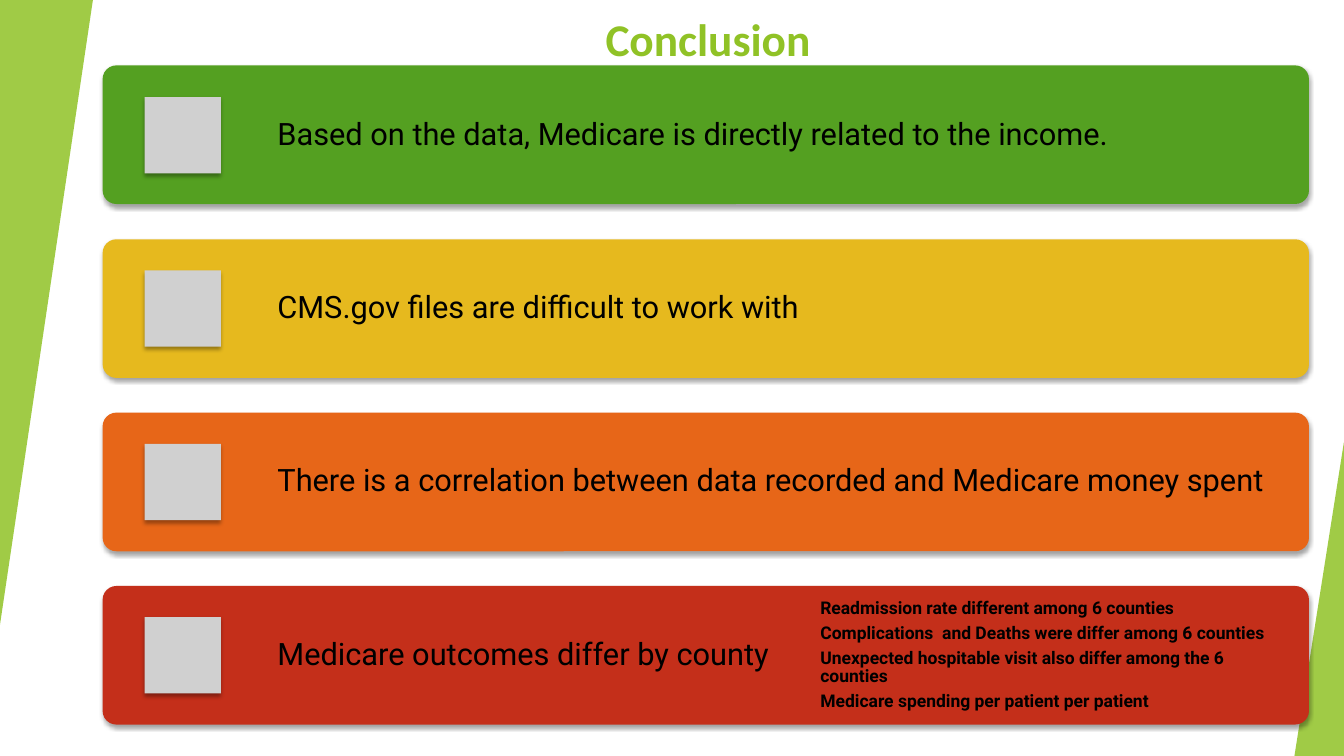
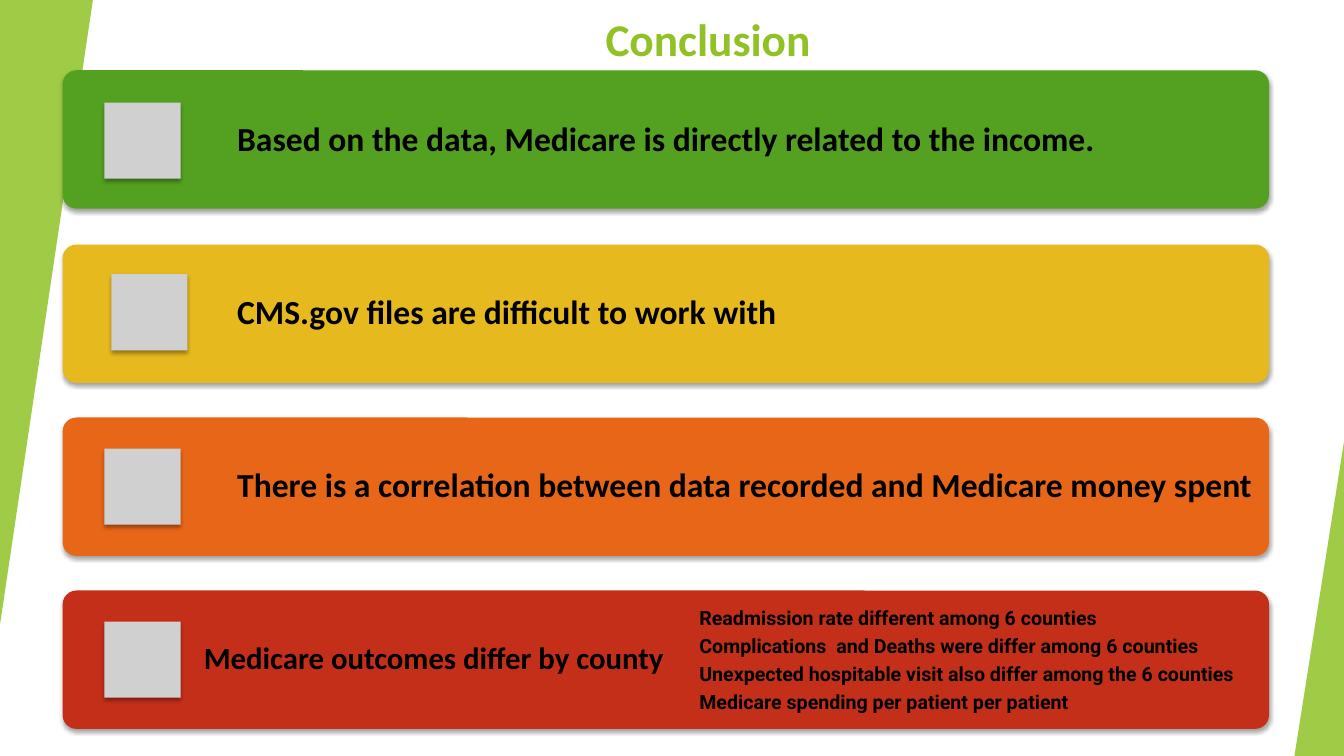
Before and after one commit to TedMur/SnakeBait, a slide deck: slide 15 of SnakeBitePresentation.pptx. Drawn at 1344x756 pixels with LibreOffice and Linux fonts; fonts in the diff are those of the drawing; grey boxes stand for pictures. Boxes give left, top, right and bottom in pixels: in the first picture for what was removed or moved away, otherwise in the second. Text is boxed around its words. In the diff, an @@ line names an element or a change of style, - is before the commit and + after.

```diff
--- a/SnakeBitePresentation.pptx
+++ b/SnakeBitePresentation.pptx
@@ 4 rounded rectangles, 3 texts, 2 pictures: place and size @@
-4 rounded rectangles, 3 texts, 2 pictures at [103, 66, 1310, 725]
+4 rounded rectangles, 3 texts, 2 pictures at [63, 71, 1269, 729]
@@ size 22 to 24 pt, font Roboto to Calibri, bold on in 3 elements at [237, 473, 1252, 503], [237, 127, 1094, 157], [237, 300, 776, 330] @@
@@ picture: place and size @@
-picture at [144, 270, 221, 347]
+picture at [111, 274, 188, 351]
@@ text "Medicare outcomes differ by county": place and size @@
-text "Medicare outcomes differ by county" at [277, 641, 769, 672]
+text "Medicare outcomes differ by county" at [204, 647, 663, 674]
@@ text "Medicare outcomes differ by county" at [204, 647, 663, 674]: font Roboto to Calibri, bold on @@
@@ text "Readmission rate different among 6 ...": place and size @@
-text "Readmission rate different among 6 ..." at [820, 600, 1265, 711]
+text "Readmission rate different among 6 ..." at [699, 610, 1234, 713]
@@ text "Readmission rate different among 6 ..." at [699, 610, 1234, 713]: size 12.5 to 14 pt @@
@@ picture added at [105, 622, 181, 699] @@
@@ picture removed at [144, 617, 221, 694] @@
```
Also in this commit, not shown: 3 other slides changed.
